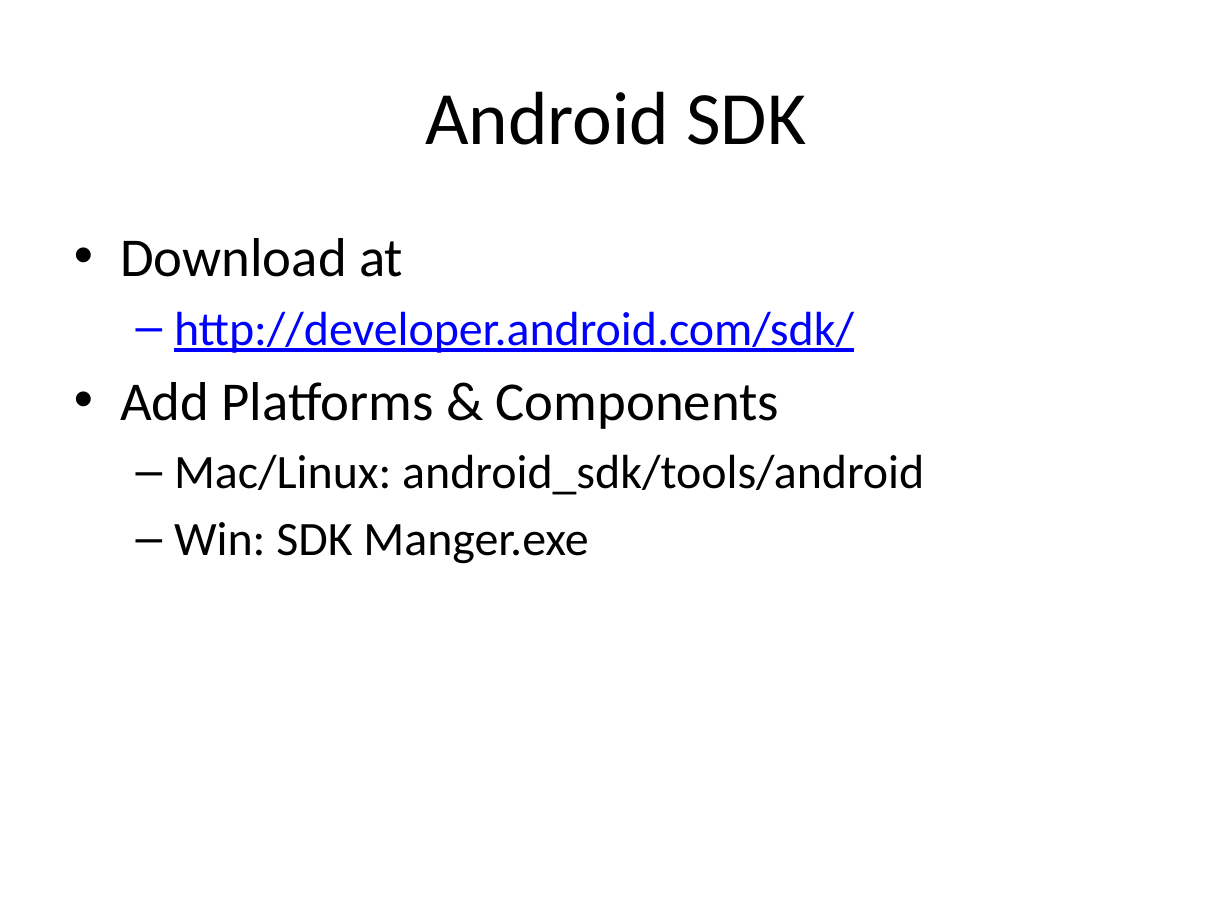
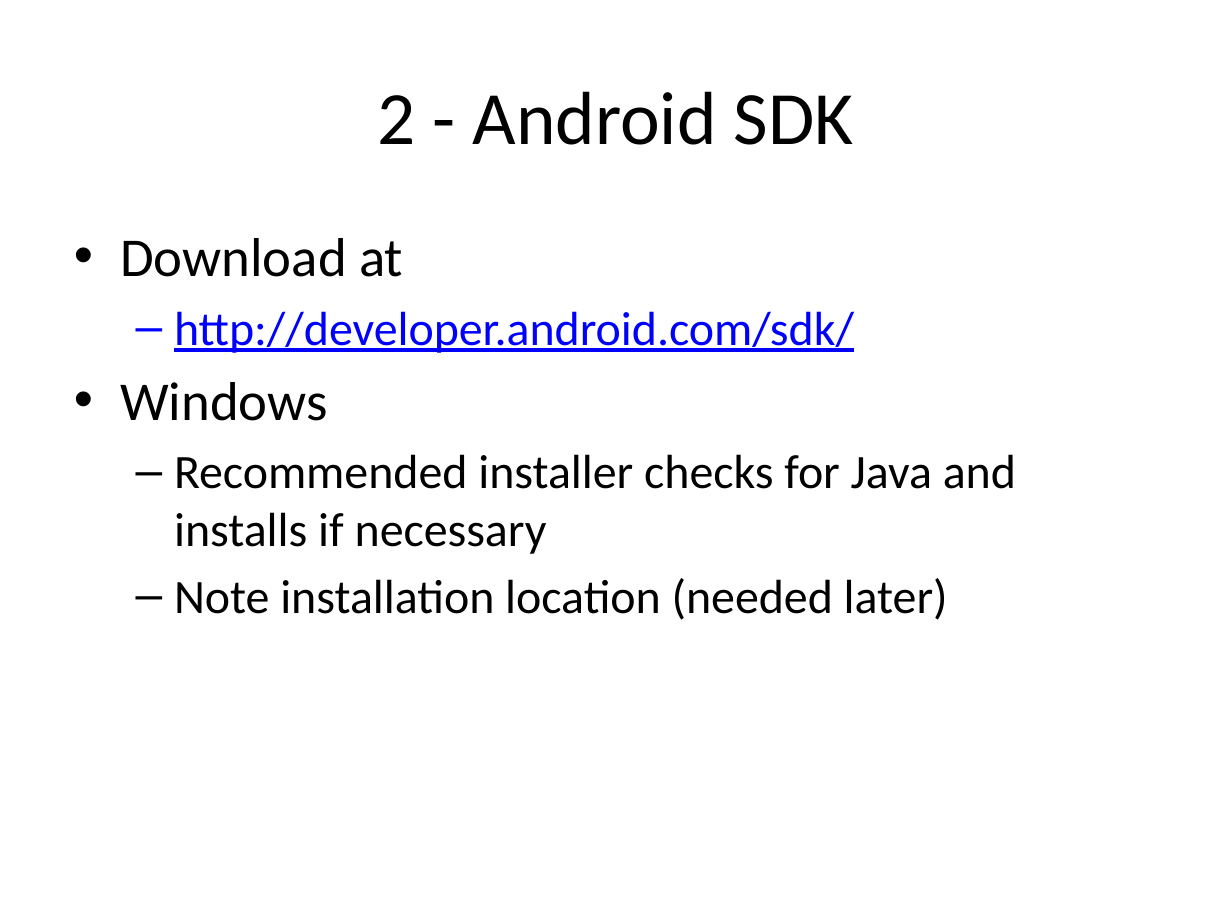
Before and after one commit to chadmaughan/learn-android, a slide deck: slide 11 of android.pptx (slide 8 before the commit). Drawn at 1232x924 pixels with LibreOffice and Linux fonts; fonts in the diff are those of the drawing. Boxes give left, top, right and bottom in pixels: in the first picture for what was removed or moved away, otherwise in the second. Text is boxed around its words. In the diff, an @@ line names an element or a change of style, - is before the commit and + after.

```diff
--- a/android.pptx
+++ b/android.pptx
@@ title at [378,91,854,145]: text changed @@
-Android SDK
+2 - Android SDK
@@ text at [120,382,1016,620]: text changed @@
-• Add Platforms & Components
-  – Mac/Linux: android_sdk/tools/android
-  – Win: SDK Manger.exe
+• Windows
+  – Recommended installer checks for Java and installs if necessary
+  – Note installation location (needed later)
```
Also in this commit, not shown: 9 other slides changed, 4 slides added, 17 other files.
